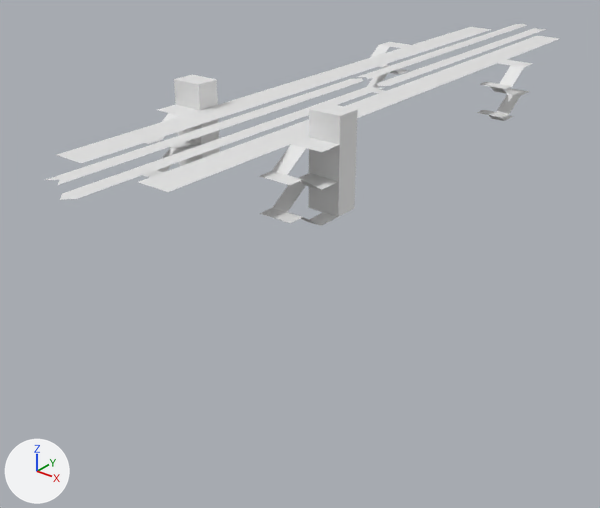
Renders of the Blender file assets/london/oxc/oxc.blend from each side of a commit.
Rendered twice from a 50 mm lens placed at (59.6, -89.0, 35.0), pointed at (-4.1, -9.4, -14.4). Arrows for +X, +Y and +Z are at lower left; the lights stay in place.

Script lines for the objects in view, before the commit:
```python
ob_dlr_eastbound_1 = bpy.data.objects.new('dlr.eastbound-1', me_plane_017)
ob_dlr_eastbound_1.location = (3.0, 0.0, 8.0)
ob_dlr_eastbound_1.rotation_euler = (0.0, 0.0, -3.142)  # degrees (0, 0, -180)
ob_dlr_eastbound_2 = bpy.data.objects.new('dlr.eastbound-2', me_plane_016)
ob_dlr_eastbound_2.location = (3.0, 49.0, 8.0)
ob_dlr_eastbound_2.rotation_euler = (0.0, 0.0, -3.142)  # degrees (0, 0, -180)
ob_dlr_westbound_2 = bpy.data.objects.new('dlr.westbound-2', me_plane_012)
ob_dlr_westbound_2.location = (-3.0, 0.0, 8.0)
ob_lift_1 = bpy.data.objects.new('lift.1', me_plane_010)
ob_lift_1.location = (10.0, -22.0, 0.0)
ob_lift_2 = bpy.data.objects.new('lift.2', me_plane_009)
ob_lift_2.location = (-10.0, -22.0, 0.0)
ob_stairs_1_aux = bpy.data.objects.new('stairs.1-aux', me_plane_005)
ob_stairs_1_aux.location = (11.0, 19.0, 8.0)
ob_stairs_1_main = bpy.data.objects.new('stairs.1-main', me_plane_004)
ob_stairs_1_main.location = (9.0, -27.0, 8.0)
ob_stairs_2_aux = bpy.data.objects.new('stairs.2-aux', me_plane_008)
ob_stairs_2_aux.location = (-11.0, 19.0, 8.0)
ob_stairs_2_main = bpy.data.objects.new('stairs.2-main', me_plane_003)
ob_stairs_2_main.location = (-9.0, -27.0, 8.0)
# also in view: 'platform.1' at (6.0, -0.5, 8.0); 'platform.2' at (-6.0, -0.5, 8.0); 'dlr.westbound-1' at (-2.0, -23.5, 8.0)
```
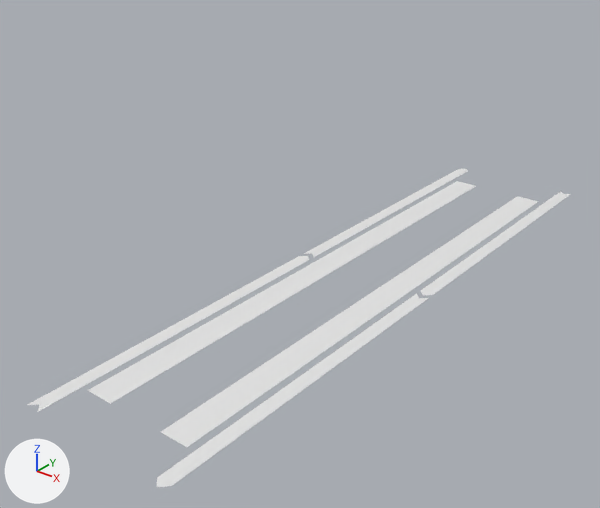
Commit message: Make something that's at least a little like OXC

Boxes [x1, y1, x2, y2] around the edits, measured in the pictures (600 x 508 px):
'platform.1', moved
    before: [139, 36, 560, 192]
    after: [161, 196, 539, 447]
'platform.2', moved
    before: [57, 27, 492, 163]
    after: [87, 181, 476, 404]
'dlr.eastbound-1', moved
    before: [60, 85, 385, 200]
    after: [157, 293, 428, 487]
'dlr.westbound-1', moved
    before: [46, 78, 363, 185]
    after: [28, 256, 309, 412]
'lift.1', deleted
    before: [308, 103, 358, 217]
'dlr.eastbound-2', moved
    before: [376, 28, 546, 86]
    after: [421, 191, 570, 296]
'stairs.1-main', deleted
    before: [260, 137, 339, 226]
'dlr.westbound-2', moved
    before: [358, 24, 527, 79]
    after: [304, 169, 467, 258]
'lift.2', deleted
    before: [174, 74, 220, 166]
'stairs.1-aux', deleted
    before: [477, 60, 532, 121]
'stairs.2-main', deleted
    before: [143, 104, 201, 178]
'stairs.2-aux', deleted
    before: [367, 42, 410, 93]

Patch to the scene script:
```diff
--- a/assets/london/oxc/oxc.blend.py
+++ b/assets/london/oxc/oxc.blend.py
@@ ob_dlr_eastbound_1 @@
 ob_dlr_eastbound_1 = bpy.data.objects.new('dlr.eastbound-1', me_plane_017)
-ob_dlr_eastbound_1.location = (3.0, 0.0, 8.0)
+ob_dlr_eastbound_1.location = (11.0, 1.0, -20.0)
 ob_dlr_eastbound_1.rotation_euler = (0.0, 0.0, -3.142)  # degrees (0, 0, -180)
@@ ob_dlr_eastbound_2 @@
 ob_dlr_eastbound_2 = bpy.data.objects.new('dlr.eastbound-2', me_plane_016)
-ob_dlr_eastbound_2.location = (3.0, 49.0, 8.0)
+ob_dlr_eastbound_2.location = (11.0, 50.0, -20.0)
 ob_dlr_eastbound_2.rotation_euler = (0.0, 0.0, -3.142)  # degrees (0, 0, -180)
@@ ob_dlr_westbound_1 @@
 ob_dlr_westbound_1 = bpy.data.objects.new('dlr.westbound-1', me_plane_014)
-ob_dlr_westbound_1.location = (-3.0, -49.0, 8.0)
+ob_dlr_westbound_1.location = (-11.0, -50.0, -20.0)
@@ ob_dlr_westbound_2 @@
 ob_dlr_westbound_2 = bpy.data.objects.new('dlr.westbound-2', me_plane_012)
-ob_dlr_westbound_2.location = (-3.0, 0.0, 8.0)
+ob_dlr_westbound_2.location = (-11.0, -1.0, -20.0)
@@ ob_lift_1 @@
-ob_lift_1 = bpy.data.objects.new('lift.1', me_plane_010)
-ob_lift_1.location = (10.0, -22.0, 0.0)
@@ ob_lift_2 @@
-ob_lift_2 = bpy.data.objects.new('lift.2', me_plane_009)
-ob_lift_2.location = (-10.0, -22.0, 0.0)
@@ ob_stairs_2_aux @@
-ob_stairs_2_aux = bpy.data.objects.new('stairs.2-aux', me_plane_008)
-ob_stairs_2_aux.location = (-11.0, 19.0, 8.0)
@@ ob_stairs_1_aux @@
-ob_stairs_1_aux = bpy.data.objects.new('stairs.1-aux', me_plane_005)
-ob_stairs_1_aux.location = (11.0, 19.0, 8.0)
@@ ob_stairs_1_main @@
-ob_stairs_1_main = bpy.data.objects.new('stairs.1-main', me_plane_004)
-ob_stairs_1_main.location = (9.0, -27.0, 8.0)
@@ ob_platform_1 @@
 ob_platform_1 = bpy.data.objects.new('platform.1', me_plane_006)
-ob_platform_1.location = (4.0, -43.0, 8.0)
+ob_platform_1.location = (4.0, -43.0, -20.0)
@@ ob_stairs_2_main @@
-ob_stairs_2_main = bpy.data.objects.new('stairs.2-main', me_plane_003)
-ob_stairs_2_main.location = (-9.0, -27.0, 8.0)
@@ ob_platform_2 @@
 ob_platform_2 = bpy.data.objects.new('platform.2', me_plane)
-ob_platform_2.location = (-4.0, -43.0, 8.0)
+ob_platform_2.location = (-4.0, -43.0, -20.0)
```
